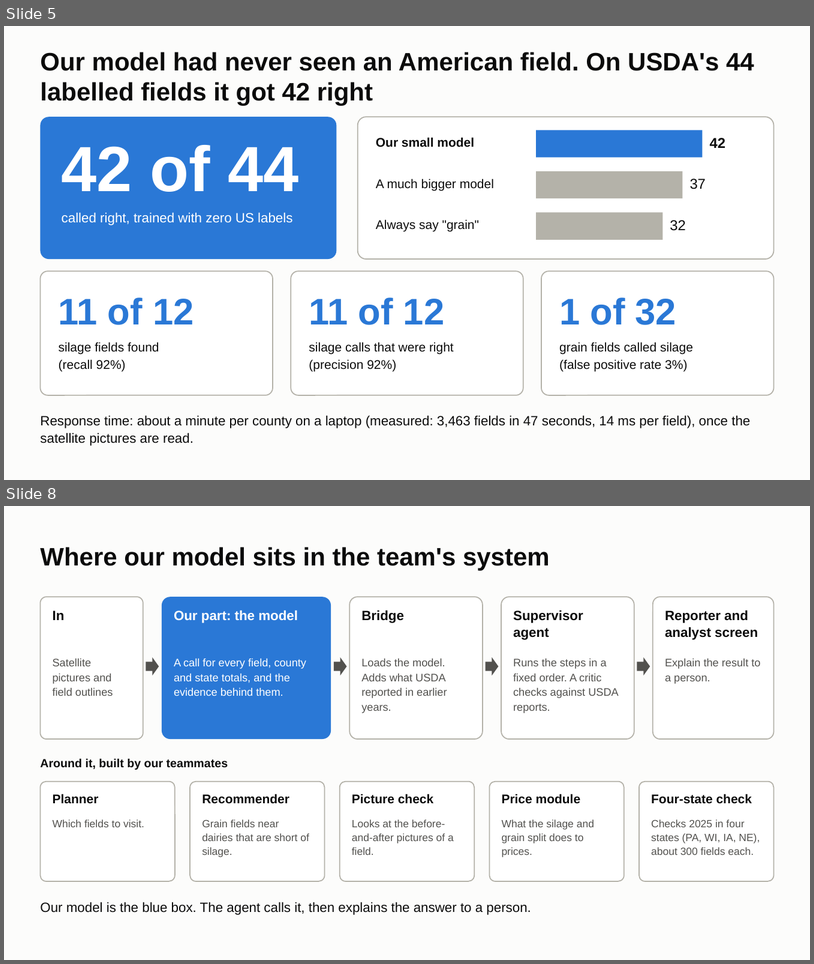
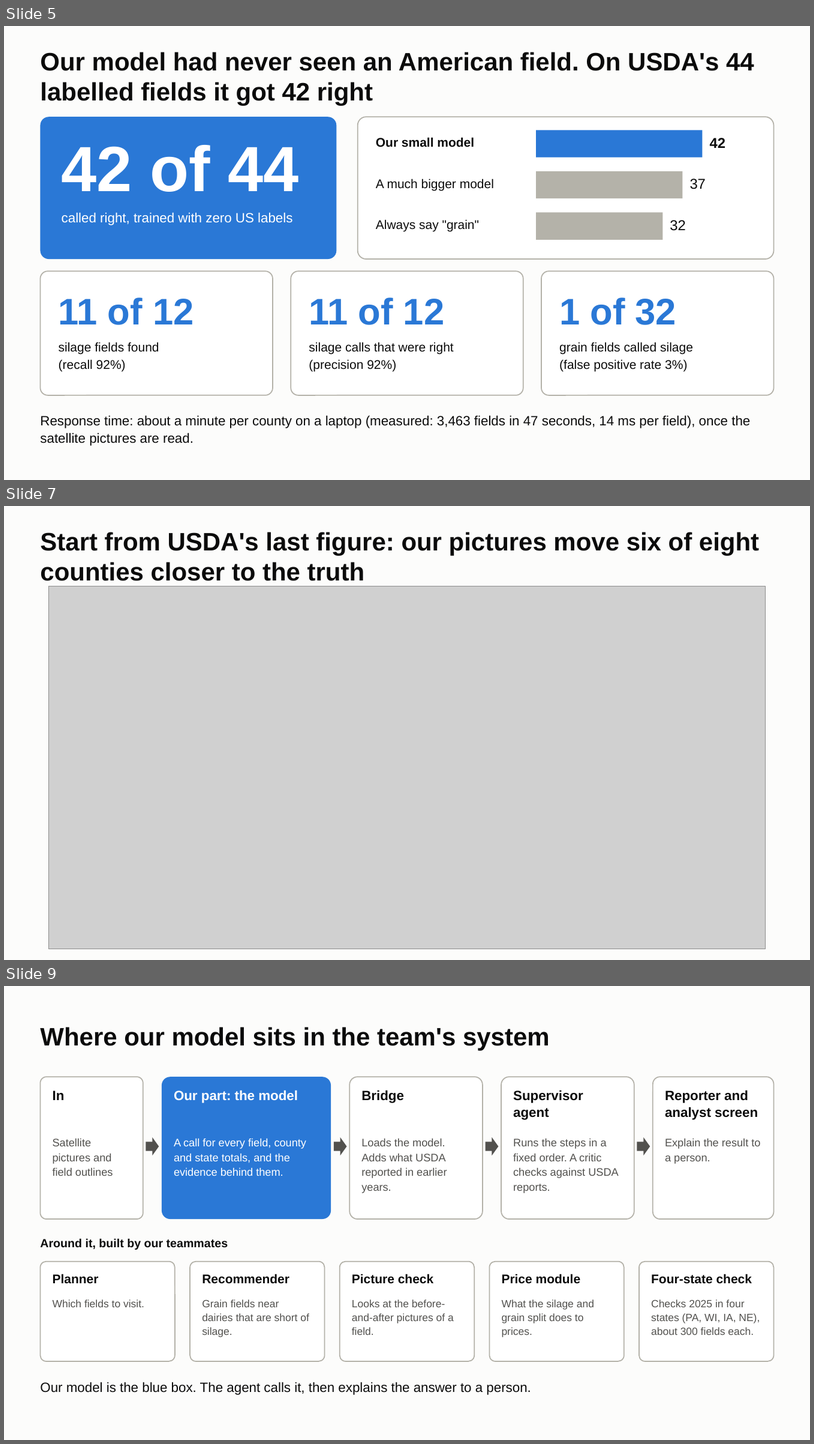
Before and after one commit to ChenSiyun1234/FieldVision, a slide deck: handoff/presentation/FieldVision_model_story.pptx. Shown one above the other, each under a label of ours: slides 5 and 8 before the commit, slides 5, 7 and 9 after it; the slides between them are not shown. The pictures are 814x964 and 814x1444 pixels, drawn with LibreOffice and Linux fonts; fonts in the diff are those of the drawing; grey boxes stand for pictures. Boxes give left, top, right and bottom in pixels: in the first picture for what was removed or moved away, otherwise in the second. Text is boxed around its words. In the diff, an @@ line names an element or a change of style, - is before the commit and + after.

Commit message:
Deck and hand-over page: Landsat as the second satellite, the update of USDA's last figure on the eight seen counties

```diff
--- a/handoff/presentation/FieldVision_model_story.pptx
+++ b/handoff/presentation/FieldVision_model_story.pptx
@@ slide 7 added at (x1=4, y1=506, x2=810, y2=960), background #FCFCFB @@
@@ title added at (x1=40, y1=532, x2=759, y2=581), 30 pt, text #0B0B0B, bold @@
+Start from USDA's last figure: our pictures move six of eight counties closer to the truth
@@ picture added at (x1=49, y1=586, x2=765, y2=949) @@
@@ what was slide 8 is now slide 9 @@
```
Also in this commit, not shown: 6 slides changed, 2 other files.
